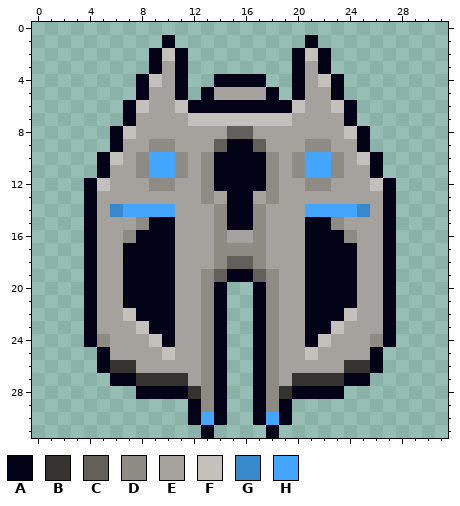
Two states of a pixel-art sprite, Assets/Textures/Enemies/Defender/Defender.png. That is the earlier state.
The file is 32x32 pixels.
Palette (. is transparent): A #040217  B #343330  C #63605c  D #8e8b85  E #a5a29d  F #c4c1bc  G #3789cc  H #43a6fc
Pixels before, first column x 4:
 1 ......A..........A......
 2 .....AFA........AFA.....
 3 .....AEA........AEA.....
 4 ....AFEA..AAAA..AEFA....
 5 ....AEEA.AEEEEA.AEEA....
 6 ...AFEEFAAAAAAAAFEEFA...
 7 ...AEEEEFFFFFFFFEEEEA...
 8 ..AFEEEEEEECCEEEEEEEFA..
 9 ..AEEDDEEECAACEEEDDEEA..
10 .AFEDHHDEDAAAADEDHHDEFA.
11 .AEEDHHDEDAAAADEDHHDEEA.
12 AFEEEDDEEDAAAADEEDDEEEFA
13 AEEEEEEEEDEAAEDEEEEEEEEA
14 AEGHHHHEEEDAADEEEHHHHGEA
15 AEEEDAAEEEDAADEEEAADEEEA
16 AEEDAAAEEEDEEDEEEAAADEEA
17 AEEAAAAEEEDDDDEEEAAAAEEA
18 AEEAAAAEEEDCCDEEEAAAAEEA
19 AEEAAAAEEDCAACDEEAAAAEEA
20 AEEAAAAEEDA..ADEEAAAAEEA
21 AEEAAAAEEDA..ADEEAAAAEEA
22 AEEFAAAEEDA..ADEEAAAFEEA
23 AEEEFAAEEDA..ADEEAAFEEEA
24 ADEEEFAEEDA..ADEEAFEEEDA
25 .AEEEEFEEDA..ADEEFEEEEA.
26 .ABBEEEEEDA..ADEEEEEBBA.
27 ..AABBBBEDA..ADEBBBBAA..
28 ....AAAABDA..ADBAAAA....
29 ........ADA..ADA........
30 ........AHA..AHA........
31 .........A....A.........
New version:
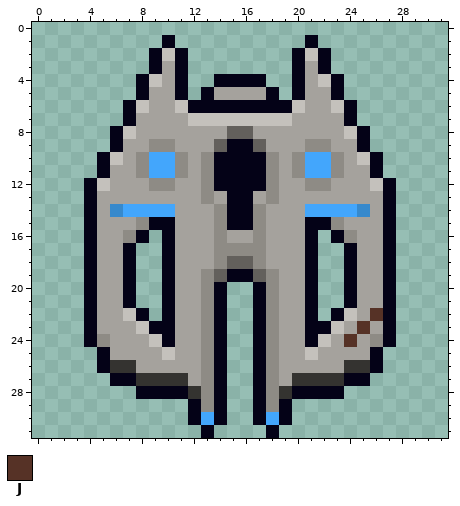
Colours new in this view: J #563226
Change:
Changed rows in their new state; - is an unchanged pixel.
first column x 8:
16 -.------------.----
17 ..------------..---
18 ..------------..---
19 ..------------..---
20 ..------------..---
21 ..------------..---
22 -.------------.---J
23 -----------------J-
24 ----------------J--
